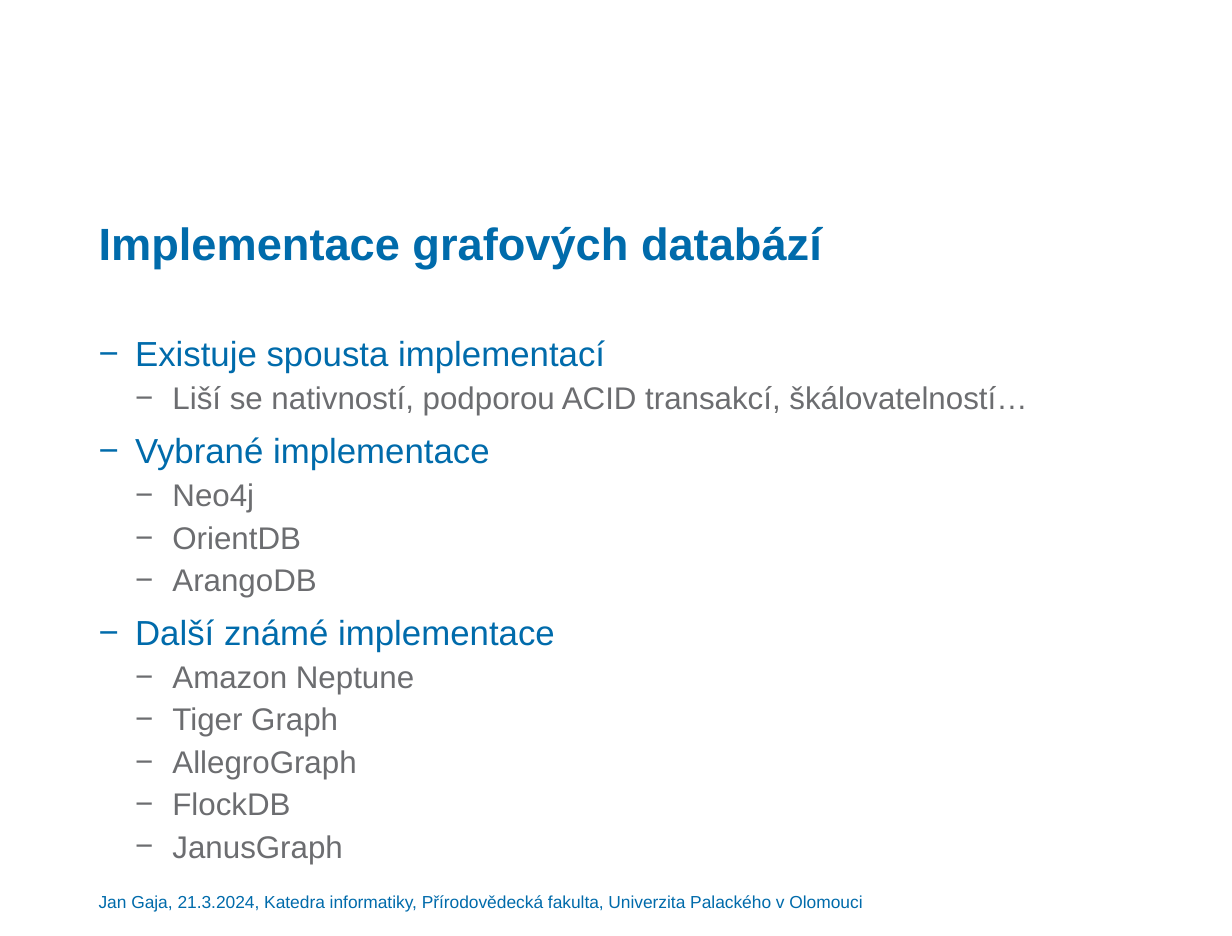
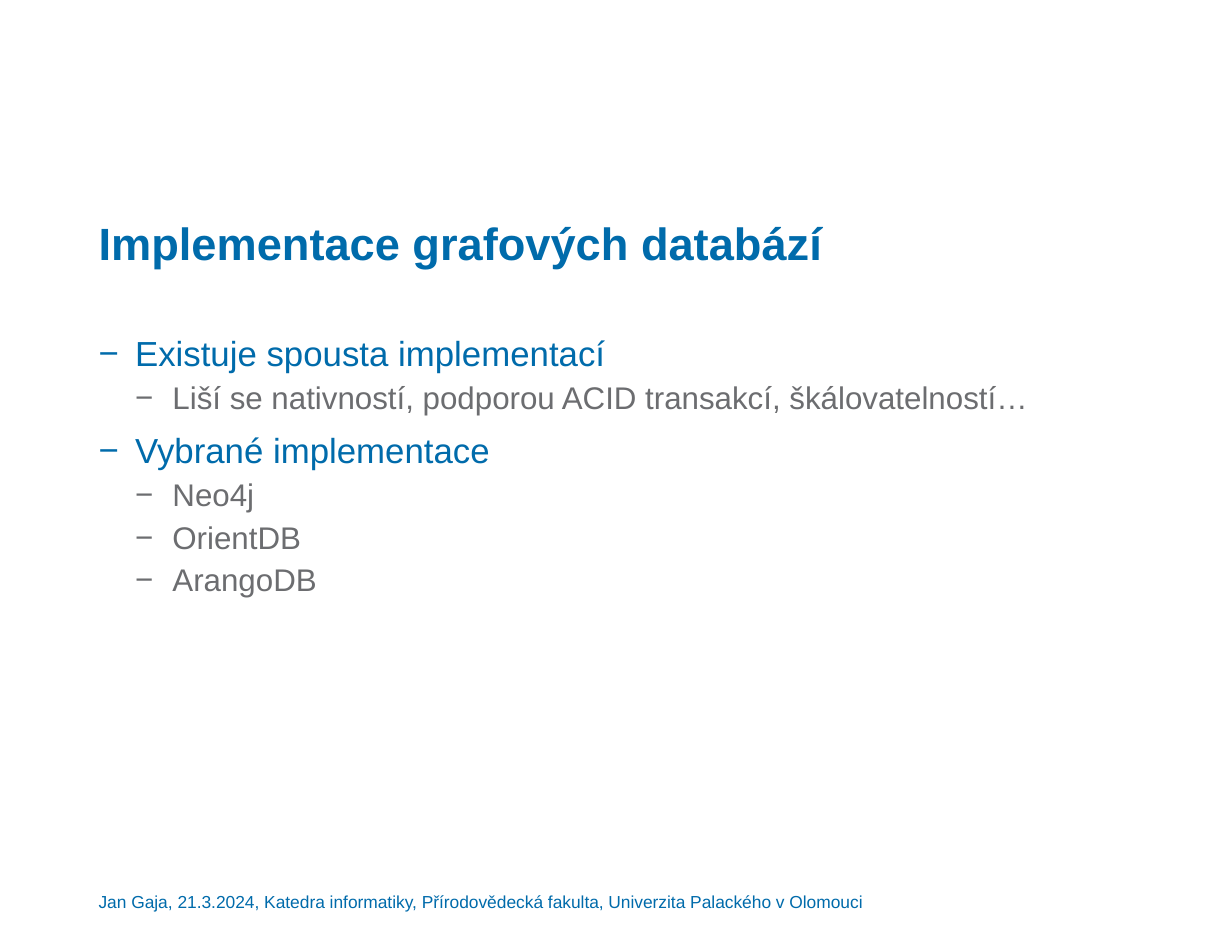
Before and after one commit to gajajan/graph_databases, a slide deck: slide 5 of Grafové databáze – přehled a srovnání.pptx. Drawn at 1232x936 pixels with LibreOffice and Linux fonts; fonts in the diff are those of the drawing; background and template pictures are left out. Boxes give left, top, right and bottom in pixels: in the first picture for what was removed or moved away, otherwise in the second. Text is boxed around its words. In the diff, an @@ line names an element or a change of style, - is before the commit and + after.

```diff
--- a/Grafové databáze – přehled a srovnání.pptx
+++ b/Grafové databáze – přehled a srovnání.pptx
@@ text at box(135, 619, 555, 864): paragraphs removed @@
-− Další známé implementace
-  − Amazon Neptune
-  − Tiger Graph
-  − AllegroGraph
-  − FlockDB
-  − JanusGraph
```
Also in this commit, not shown: 4 other slides changed, 4 slides added, 15 other files.
